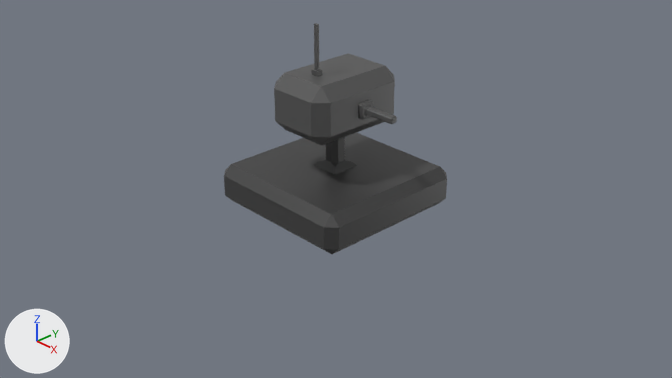
Before and after pictures for a commit that changed the Blender file Assets/Blender Files/GunTower.blend.
Both versions are drawn from the file's camera 'Camera'. The axes (+X, +Y, +Z) are drawn at lower left. The lights are the same throughout.

Names of what the first picture shows: 'GunHead', 'GunStand'.
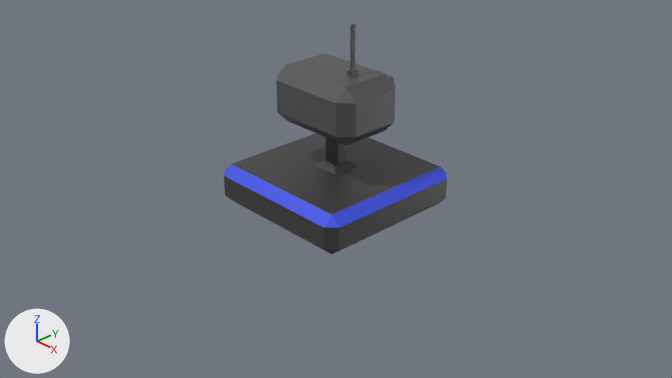
Where the newer file only moved an object's origin or applied its transform, the numbers keep the older frame.

Diff of the bpy script that builds the scene:
```diff
--- a/Assets/Blender Files/GunTower.blend.py
+++ b/Assets/Blender Files/GunTower.blend.py
@@ mat_accentmaterial @@
+mat_accentmaterial = principled_material('AccentMaterial')
+mat_accentmaterial.base_color = (0.0476, 0.0824, 0.8)  # blue #3e51e7
@@ me_cube_001 @@
 me_cube_001.from_pydata(...)  # 56 vertices, 54 faces; spans x -1.0..1.0, y -1.0..1.0, z -0.25..0.78
 # used by ob_gunstand; location = (0.0, 0.0, 0.0)
+# me_cube_001 part 1: all 8 faces centred in x -0.94..0.94, y -0.94..0.94, z 0.17..0.19 switch from mat_standardmaterial (picture img_colorpallete_png) to mat_accentmaterial (blue #3e51e7)
@@ me_cube_002 @@
 me_cube_002.from_pydata(...)  # 96 vertices, 98 faces; spans x -0.361..0.74, y -0.512..0.512, z 0.866..1.873
 # used by ob_gunhead; parent = ob_gunstand; location = (0.0, 0.0, -0.346); scale = (1.27, 1.27, 1.27)
+# me_cube_002 part 2: the whole mesh is turned 90 degrees about the z axis through the mesh origin
 me_cube_002.materials.append(mat_standardmaterial)
```

Where the change shows, as pixel boxes [x1, y1, x2, y2] in the pictures (672 x 378 px):
'GunHead', mesh turned
    before: [274, 23, 397, 145]
    after: [276, 24, 395, 146]
part 1 of me_cube_001, recoloured (grey to blue)
    both: [224, 164, 447, 228]
